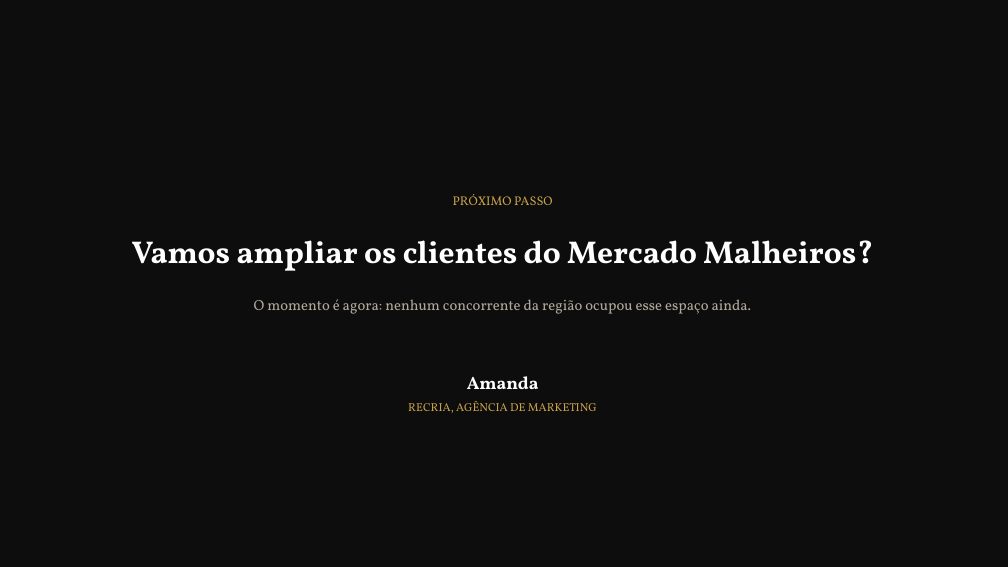
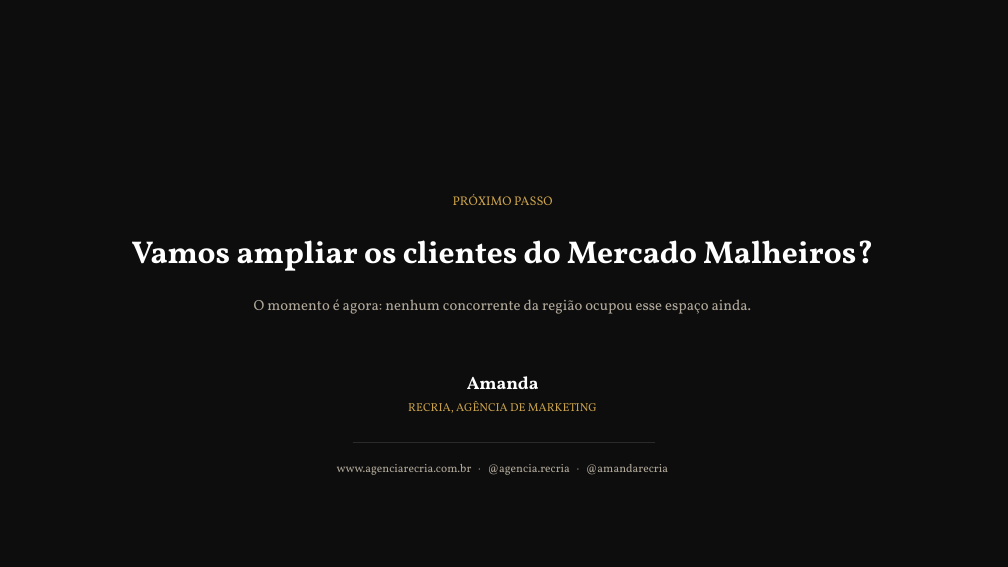
Before and after one commit to queridagratidao/marca-recria, a slide deck: slide 11 of Recria/prospeccao/mercado-malheiros/apresentacao-mercado-malheiros.pptx. Drawn at 1008x567 pixels with LibreOffice and Linux fonts; fonts in the diff are those of the drawing. Boxes give left, top, right and bottom in pixels: in the first picture for what was removed or moved away, otherwise in the second. Text is boxed around its words. In the diff, an @@ line names an element or a change of style, - is before the commit and + after.

```diff
--- a/Recria/prospeccao/mercado-malheiros/apresentacao-mercado-malheiros.pptx
+++ b/Recria/prospeccao/mercado-malheiros/apresentacao-mercado-malheiros.pptx
@@ rectangle added at box(353, 442, 656, 443), fill #2A2A2A @@
@@ text added at box(337, 464, 668, 475), 11 pt, text #B0A89A @@
+www.agenciarecria.com.br · @agencia.recria · @amandarecria
```
Also in this commit, not shown: 2 other files.
